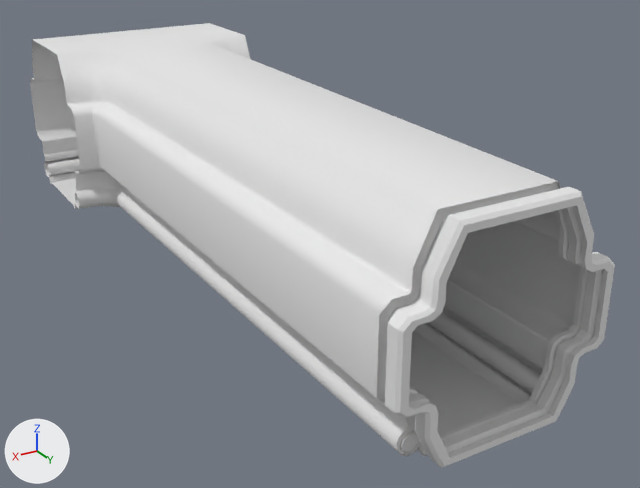
A saved change to the OBJ model Assets/Models/Dry dock models/t shape.obj.
Rendered twice from a 50 mm lens placed at (26.1, 53.0, 26.3), pointed at (-3.2, 4.2, 1.8). Every picture has the same lights, and +X, +Y and +Z are marked at lower left. Where no turn or scale is listed for an object, it has been applied to the vertices. Vertices at the same position are counted once.

Objects in the first picture: 't shape'.
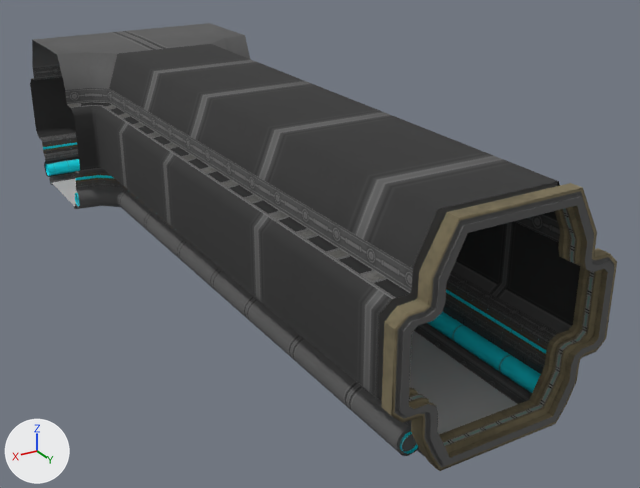
The edits, one by one:
Picture 'scifiPlane_SciFiTrim_AlbedoTransparency.png' (img_scifiplane_scifitrim_albedotransparency_png) is new.
Material 'initialShadingGroup' (mat_initialshadinggroup) changes colour from white #e7e7e7 to grey #bcbcbc; in linear values from (0.8, 0.8, 0.8) to (0.5, 0.5, 0.5).
Material 'lambert2SG' (mat_lambert2sg) is new.
Its texture is img_scifiplane_scifitrim_albedotransparency_png.
Its roughness is 1.0.
me_t_shape is used by ob_t_shape; location (0.0, 0.0, 0.0).
me_t_shape had 1282 vertices, 1106 faces and spanned x -8.1..8.1, y -26.8..26.8, z -0.1..12.7.
me_t_shape now has 1364 vertices, 1190 faces and spans x -8.1..8.1, y -26.8..26.8, z -0.1..12.8.
Part 1, on me_t_shape:
8 vertices are removed from x -8.1..8.1, y -25.0..-24.9, z 2.2.
12 faces are deleted.
14 vertices in x 8.0, y -25.1..-24.0, z 0.4..1.5 move by (0.1, 0.0, 0.0).
6 vertices in x 8.0, y -24.8..-24.1, z 0.5..1.5 move by (0.1, 0.1, 0.0).
2 vertices move within x -6.6..6.5, y -24.9, z 2.2.
6 new faces join them, mat_lambert2sg (picture img_scifiplane_scifitrim_albedotransparency_png).
Part 2, on me_t_shape:
30 vertices are removed from x -6.5..6.5, y 25.9, z 0.1..12.6.
60 faces are deleted.
92 vertices are added at x -6.6..6.6, y 25.9..26.6, z 0.0..12.8.
5 new vertices lie (0.0, -0.7, 0.0) away from vertices in x -4.9..-4.4, y 26.6, z 1.0..10.3.
8 new vertices lie (0.0, -0.7, 0.0) away from vertices in x -6.0..6.0, y 26.6, z 3.5..9.0.
5 new vertices lie (0.0, -0.7, 0.0) away from vertices in x 4.4..4.9, y 26.6, z 1.0..10.3.
10 new vertices lie (0.0, 0.7, 0.0) away from vertices in x -6.6..6.6, y 25.9, z 0.0..12.8.
150 new faces join them, mat_lambert2sg (picture img_scifiplane_scifitrim_albedotransparency_png).
me_t_shape part 3: 1011 faces spanning x -8.1..8.1, y -26.8..26.8, z -0.1..12.7 switch from mat_initialshadinggroup (white #e7e7e7) to mat_lambert2sg (picture img_scifiplane_scifitrim_albedotransparency_png).

Location of each change, [x1, y1, x2, y2] in pixels of the pictures (640 x 488 px):
't shape', recoloured, reshaped (white to grey): before [30, 23, 615, 468]; after [30, 23, 617, 471]
part 1 of me_t_shape, cut back: [44, 148, 80, 176] in both
part 2 of me_t_shape, built on: before [385, 187, 615, 468]; after [382, 183, 617, 471]
part 3 of me_t_shape, recoloured (white to black): [30, 23, 615, 466] in both
